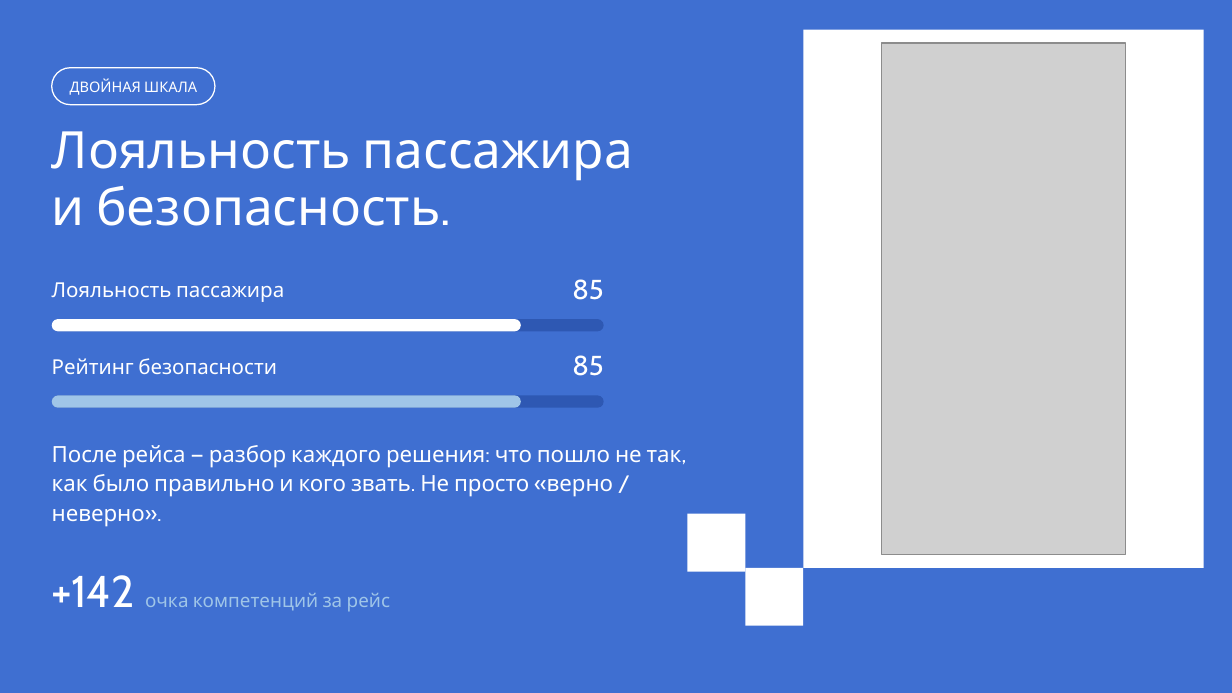
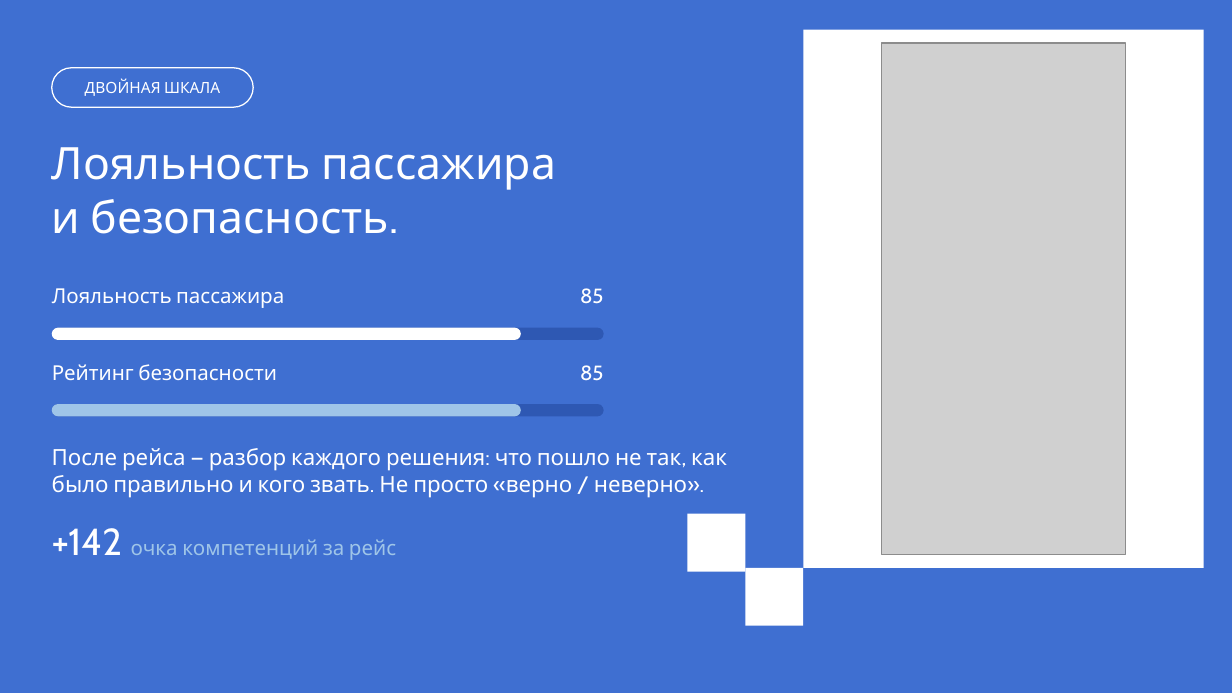
Before and after one commit to tuhlopuz1/mosgortrans-presentation, a slide deck: slide 5 of Магистраль 400 — финал.pptx (slide 6 before the commit). Drawn at 1232x693 pixels with LibreOffice and Linux fonts; fonts in the diff are those of the drawing; grey boxes stand for pictures; background and template pictures are left out. Boxes give left, top, right and bottom in pixels: in the first picture for what was removed or moved away, otherwise in the second. Text is boxed around its words. In the diff, an @@ line names an element or a change of style, - is before the commit and + after.

```diff
--- a/Магистраль 400 — финал.pptx
+++ b/Магистраль 400 — финал.pptx
@@ rounded rectangle "ДВОЙНАЯ ШКАЛА": place and size @@
-rounded rectangle "ДВОЙНАЯ ШКАЛА" at box(70, 78, 197, 95)
+rounded rectangle "ДВОЙНАЯ ШКАЛА" at box(52, 68, 254, 107)
@@ rounded rectangle "ДВОЙНАЯ ШКАЛА" at box(52, 68, 254, 107): size 8.5 to 9 pt; outline none to #FFFFFF 0.75 pt @@
@@ rounded rectangle removed at box(52, 68, 214, 105) @@
@@ text "Лояльность пассажира": place and size @@
-text "Лояльность пассажира" at box(52, 131, 634, 226)
+text "Лояльность пассажира" at box(52, 147, 556, 234)
@@ text "Лояльность пассажира" at box(52, 147, 556, 234): size 30 to 26 pt; line spacing 0.92 to 1 @@
@@ text "Лояльность пассажира": place and size @@
-text "Лояльность пассажира" at box(52, 282, 284, 302)
+text "Лояльность пассажира" at box(52, 288, 284, 308)
@@ text "85": place and size @@
-text "85" at box(572, 279, 603, 300)
+text "85" at box(580, 288, 604, 304)
@@ text "85" at box(580, 288, 604, 304): size 16 to 12 pt @@
@@ rounded rectangle: place and size @@
-rounded rectangle at box(52, 319, 604, 331)
+rounded rectangle at box(52, 328, 521, 340)
@@ rounded rectangle at box(52, 328, 521, 340): fill #2E58B3 to #FFFFFF @@
@@ rounded rectangle: place and size @@
-rounded rectangle at box(52, 319, 521, 331)
+rounded rectangle at box(52, 328, 604, 340)
@@ rounded rectangle at box(52, 328, 604, 340): fill #FFFFFF to #2E58B3 @@
@@ text "Рейтинг безопасности": place and size @@
-text "Рейтинг безопасности" at box(52, 358, 277, 374)
+text "Рейтинг безопасности" at box(52, 364, 277, 380)
@@ text "85" at box(580, 365, 604, 381): size 16 to 12 pt @@
@@ text "85": place and size @@
-text "85" at box(572, 355, 603, 376)
+text "85" at box(580, 365, 604, 381)
@@ rounded rectangle: place and size @@
-rounded rectangle at box(52, 395, 604, 408)
+rounded rectangle at box(52, 404, 521, 416)
@@ rounded rectangle at box(52, 404, 521, 416): fill #2E58B3 to #9FC5E8 @@
@@ rounded rectangle: place and size @@
-rounded rectangle at box(52, 395, 521, 408)
+rounded rectangle at box(52, 404, 604, 416)
@@ rounded rectangle at box(52, 404, 604, 416): fill #9FC5E8 to #2E58B3 @@
@@ text at box(52, 448, 727, 498): line spacing 1.1 to 1 @@
@@ text at box(52, 528, 396, 560): paragraph added @@
++142 очка компетенций за рейс
@@ text removed at box(52, 575, 390, 612) @@
-+142 очка компетенций за рейс
```
Also in this commit, not shown: 13 other slides changed, 3 slides removed.
